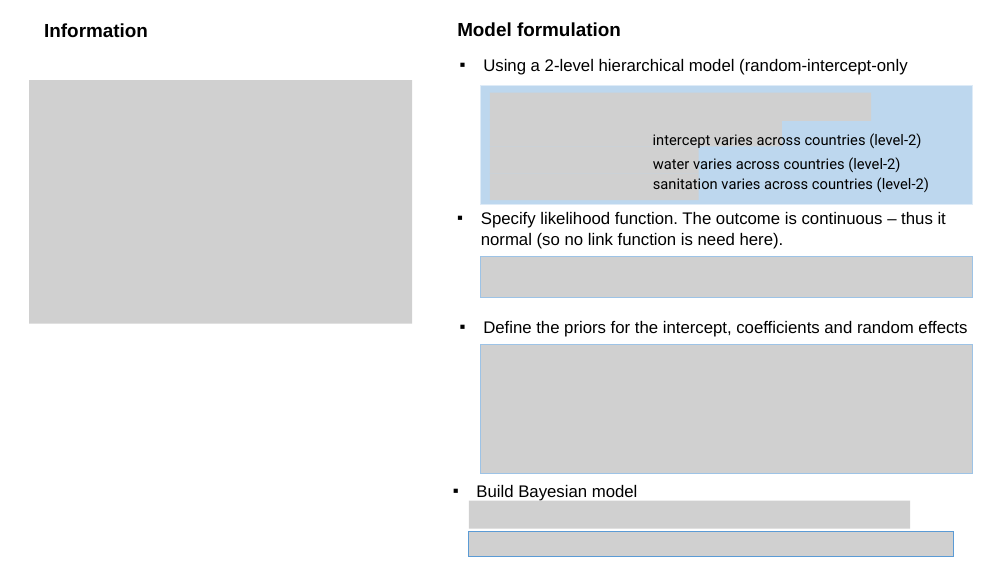
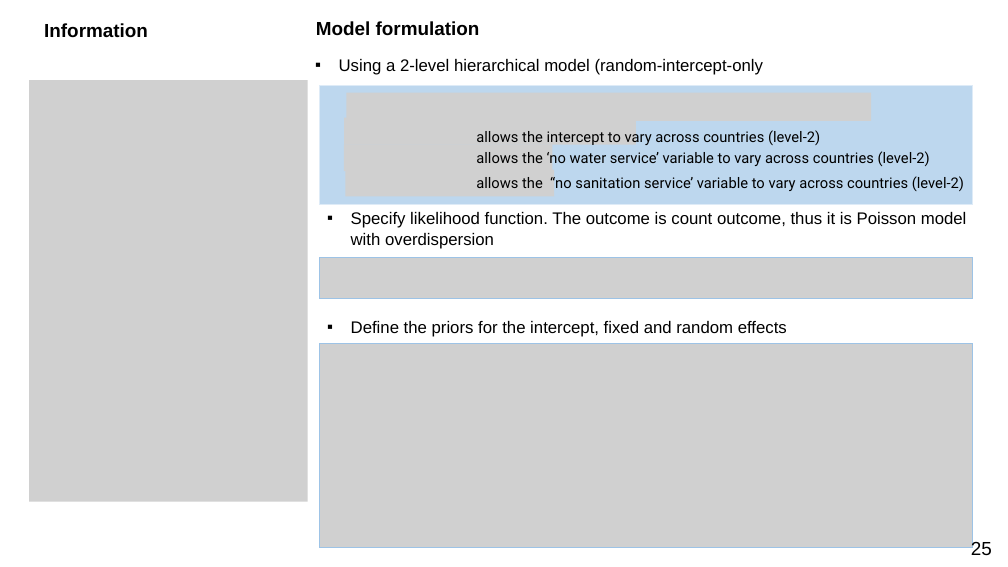
Before and after one commit to UCLPG-MSC-SGDS/GEOG0125, a slide deck: slide 25 of Lecture_notes_ppt/GEOG0125 Week 7 Lecture - Bayesian Hierarchical Models.pptx (slide 27 before the commit). Drawn at 1008x567 pixels with LibreOffice and Linux fonts; fonts in the diff are those of the drawing; grey boxes stand for pictures. Boxes give left, top, right and bottom in pixels: in the first picture for what was removed or moved away, otherwise in the second. Text is boxed around its words. In the diff, an @@ line names an element or a change of style, - is before the commit and + after.

```diff
--- a/Lecture_notes_ppt/GEOG0125 Week 7 Lecture - Bayesian Hierarchical Models.pptx
+++ b/Lecture_notes_ppt/GEOG0125 Week 7 Lecture - Bayesian Hierarchical Models.pptx
@@ text "Model formulation": place and size @@
-text "Model formulation" at (457, 22, 621, 37)
+text "Model formulation" at (316, 21, 480, 36)
@@ text "Using a 2-level hierarchical model ...": place and size @@
-text "Using a 2-level hierarchical model ..." at (483, 59, 907, 75)
+text "Using a 2-level hierarchical model ..." at (339, 59, 763, 75)
@@ picture: place and size @@
-picture at (29, 80, 412, 324)
+picture at (29, 80, 307, 502)
@@ rectangle: place and size @@
-rectangle at (480, 85, 972, 205)
+rectangle at (320, 85, 973, 205)
@@ picture: place and size @@
-picture at (490, 119, 782, 147)
+picture at (344, 118, 636, 145)
@@ picture: place and size @@
-picture at (490, 93, 871, 121)
+picture at (346, 93, 871, 121)
@@ picture added at (344, 144, 553, 172) @@
@@ text at (476, 130, 820, 145): text changed @@
-intercept varies across countries (level-2)
+allows the intercept to vary across countries (level-2)
@@ picture removed at (490, 147, 699, 174) @@
@@ picture added at (346, 169, 554, 197) @@
@@ text at (476, 176, 964, 191): text changed @@
-sanitation varies across countries (level-2)
+allows the “no sanitation service’ variable to vary across countries (level-2)
@@ text at (476, 151, 930, 166): text changed @@
-water varies across countries (level-2)
+allows the ‘no water service’ variable to vary across countries (level-2)
@@ picture removed at (490, 173, 699, 200) @@
@@ text at (351, 212, 967, 249): text changed @@
-▪ Specify likelihood function. The outcome is continuous – thus it normal (so no link function is need here).
+▪ Specify likelihood function. The outcome is count outcome, thus it is Poisson model with overdispersion
@@ picture: place and size @@
-picture at (480, 257, 972, 298)
+picture at (320, 257, 973, 298)
@@ text at (351, 321, 787, 337): text changed @@
-▪ Define the priors for the intercept, coefficients and random effects
+▪ Define the priors for the intercept, fixed and random effects
@@ picture: place and size @@
-picture at (480, 345, 972, 473)
+picture at (320, 344, 973, 547)
@@ picture removed at (469, 501, 910, 529) @@
@@ text removed at (476, 485, 638, 501) @@
-▪ Build Bayesian model
@@ picture removed at (469, 532, 954, 557) @@
@@ page number added at (971, 540, 992, 556), 18 pt, text #000000 @@
+25
```
Also in this commit, not shown: 10 other slides changed, 5 slides added, 3 slides removed, 2 other files.
